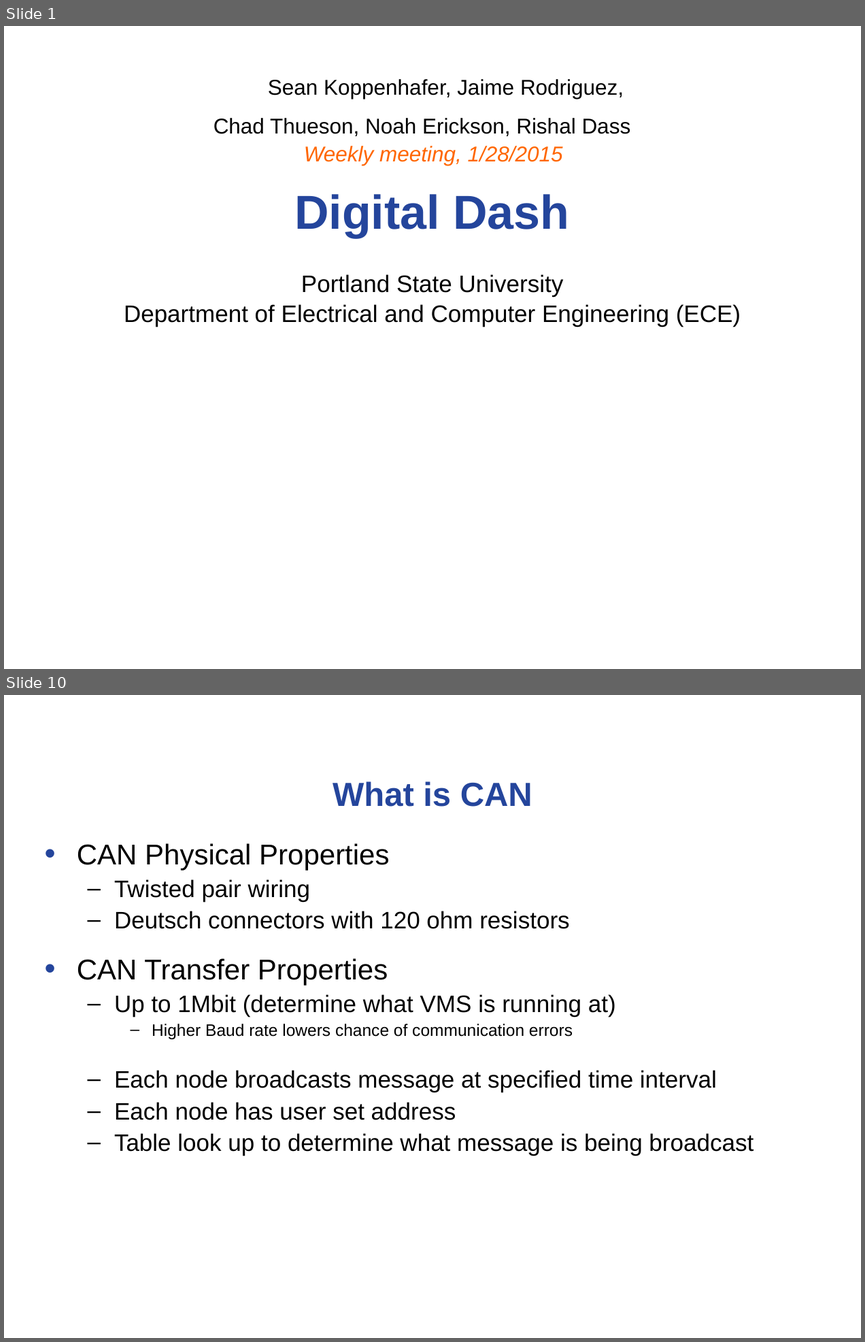
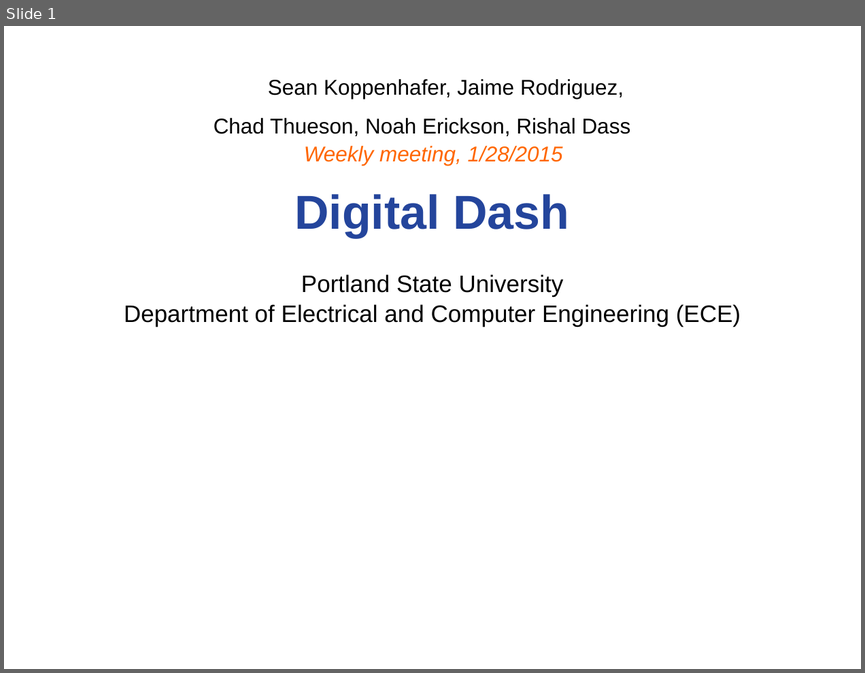
Before and after one commit to noahterickson/DigitalDash, a slide deck: Meetings/capstone_meeting_1-28-15.ppt. Shown one above the other, each under a label of ours: slides 1 and 10 before the commit, slide 1 after it; the slides between them are not shown. The pictures are 865x1342 and 865x673 pixels, drawn with LibreOffice and Linux fonts; fonts in the diff are those of the drawing; background and template pictures are left out. Boxes give left, top, right and bottom in pixels: in the first picture for what was removed or moved away, otherwise in the second. Text is boxed around its words. In the diff, an @@ line names an element or a change of style, - is before the commit and + after.

```diff
--- a/Meetings/capstone_meeting_1-28-15.ppt
+++ b/Meetings/capstone_meeting_1-28-15.ppt
@@ slide 10 removed at <box>4,695,861,1338</box>, background #FFFFFF @@
@@ title removed at <box>332,781,532,807</box> @@
-What is CAN
@@ text removed at <box>77,843,753,1155</box> @@
-• CAN Physical Properties
-  – Twisted pair wiring
-  – Deutsch connectors with 120 ohm resistors
-• CAN Transfer Properties
-  – Up to 1Mbit (determine what VMS is running at)
-    – Higher Baud rate lowers chance of communication errors
-  – Each node broadcasts message at specified time interval
-  – Each node has user set address
-  – Table look up to determine what message is being broadcast
```
Also in this commit, not shown: 2 slides changed, 5 slides added, 7 other slides removed, 4 other files.
